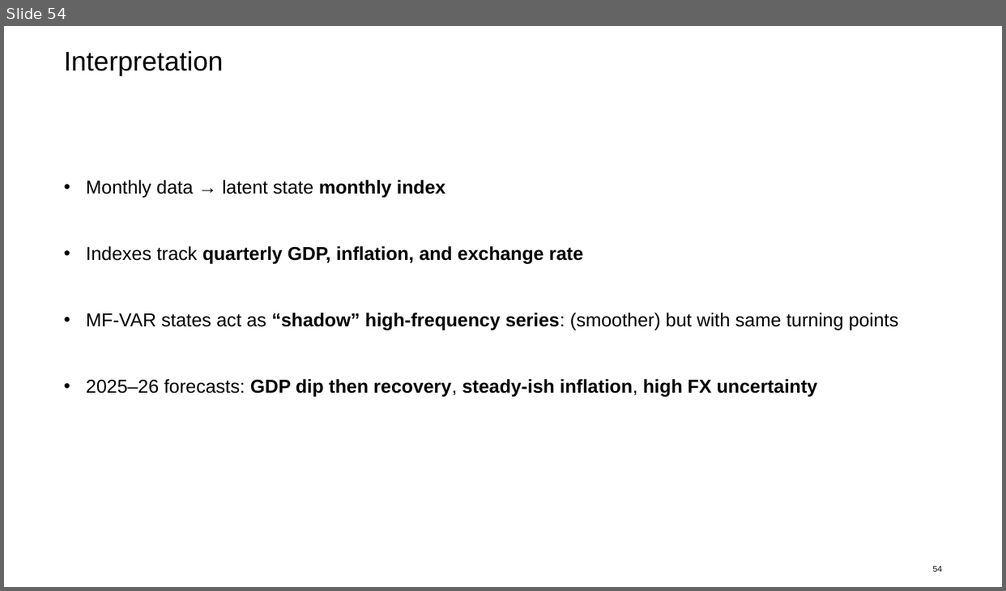
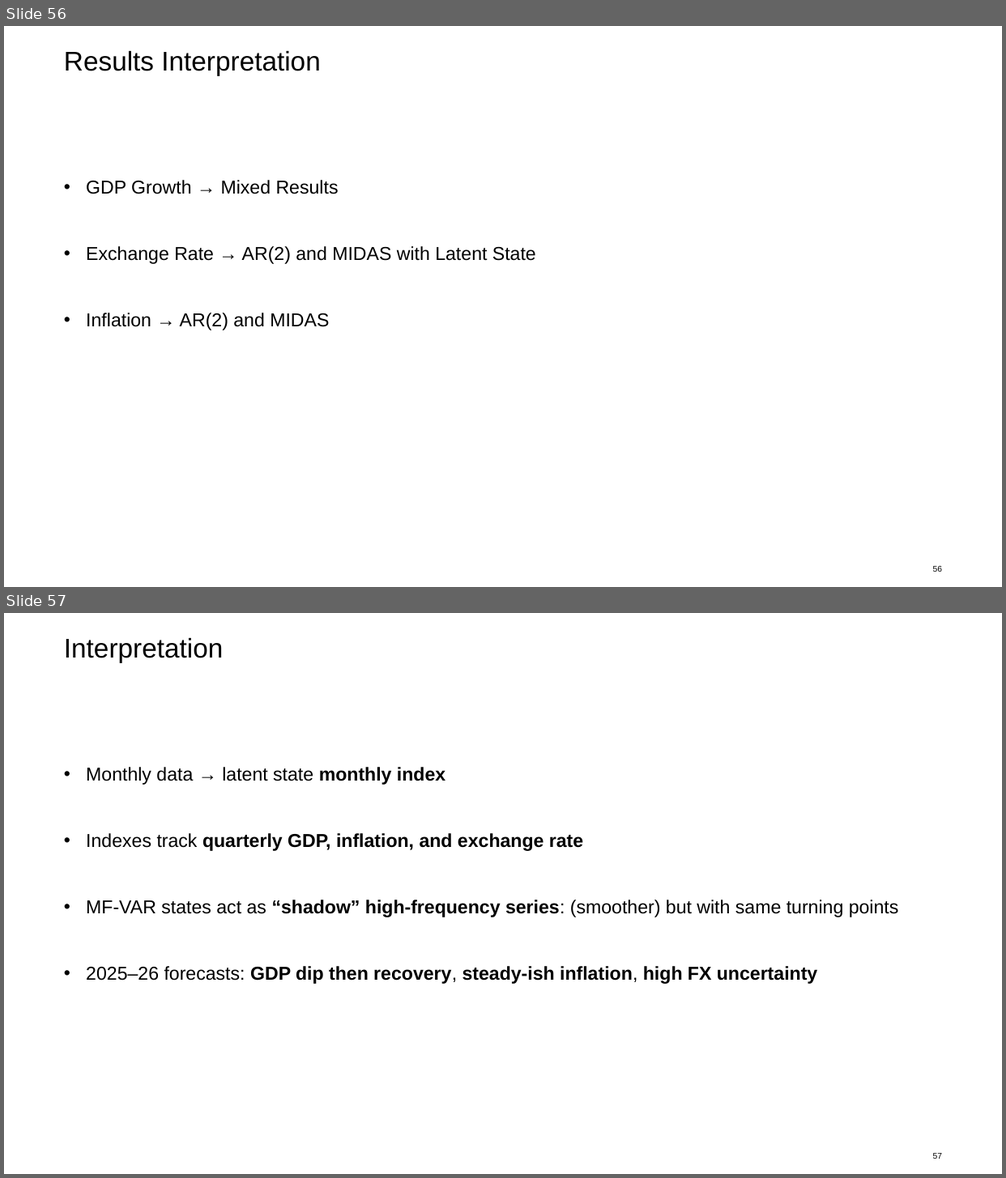
Before and after one commit to mddudko/methods-for-macro-forecasting-2025, a slide deck: submission/docs/Mixed-Frequency Models_Methods of Macroeconomic Forecasting.pptx. Shown one above the other, each under a label of ours: slide 54 before the commit, slides 56 and 57 after it. The pictures are 1006x591 and 1006x1178 pixels, drawn with LibreOffice and Linux fonts; fonts in the diff are those of the drawing; background and template pictures are left out. Boxes give left, top, right and bottom in pixels: in the first picture for what was removed or moved away, otherwise in the second. Text is boxed around its words. In the diff, an @@ line names an element or a change of style, - is before the commit and + after.

```diff
--- a/submission/docs/Mixed-Frequency Models_Methods of Macroeconomic Forecasting.pptx
+++ b/submission/docs/Mixed-Frequency Models_Methods of Macroeconomic Forecasting.pptx
@@ slide 56 added at (4,26,1002,587), background #FFFFFF @@
@@ title added at (64,50,320,75), 26 pt, text #000000 @@
+Results Interpretation
@@ text added at (86,180,536,331), 18 pt, text #000000 @@
+• GDP Growth → Mixed Results
+• Exchange Rate → AR(2) and MIDAS with Latent State
+• Inflation → AR(2) and MIDAS
@@ page number added at (933,566,942,572), 8 pt, text #000000 @@
+56
@@ what was slide 54 is now slide 57 @@
@@ page number at (933,1153,942,1159): text changed @@
-54
+57
```
Also in this commit, not shown: 10 slides changed, 4 other slides added, 4 slides removed, 2 other files.
